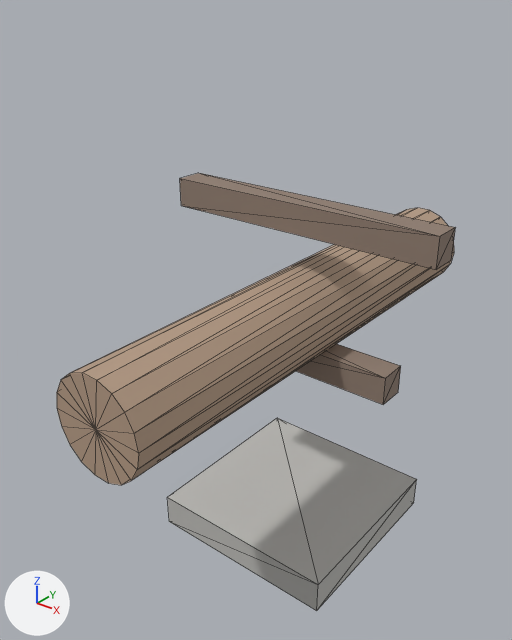
An edit to the glTF model public/builder-assets/openlife/martial_arts_dummy.glb, drawn before and after from the same camera.
Camera for both pictures: a 50 mm camera at (1.272, -1.831, 1.949) aimed at (-0.111, -0.102, 0.878). Every picture has the same lights, and +X, +Y and +Z are marked at lower left. The older version comes first. Mesh edges are drawn as thin lines. Where no turn or scale is listed for an object, it has been applied to the vertices.

Objects in the first picture: 'part_00', 'part_01', 'part_02', 'part_03'.
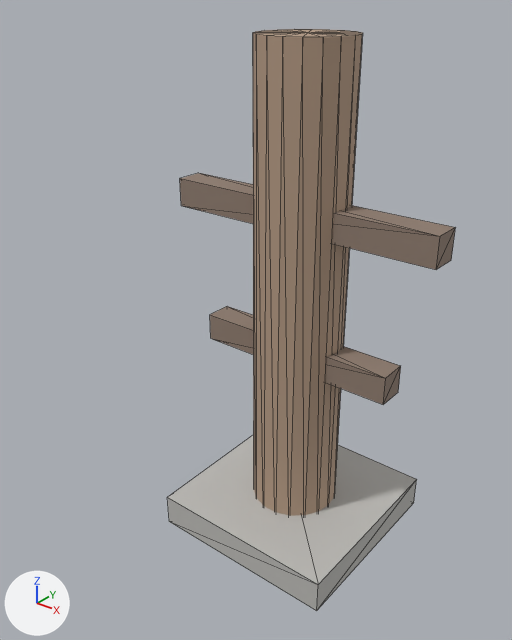
Diff of the bpy script that builds the scene:
```diff
--- a/public/builder-assets/openlife/martial_arts_dummy.glb.py
+++ b/public/builder-assets/openlife/martial_arts_dummy.glb.py
@@ ob_part_00 @@
 ob_part_00.parent = ob_world
-ob_part_00.location = (0.0, 0.0, 0.0)
+ob_part_00.location = (0.0, 0.9, 0.9)
+ob_part_00.rotation_euler = (1.571, 0.0, 0.0)  # degrees (90, 0, 0)
```

What differs and where, as boxes (x1, y1, x2, y2) in the pictures (512 x 640 px):
'part_00', moved, turned
    before: (57, 208, 454, 485)
    after: (253, 29, 363, 516)
